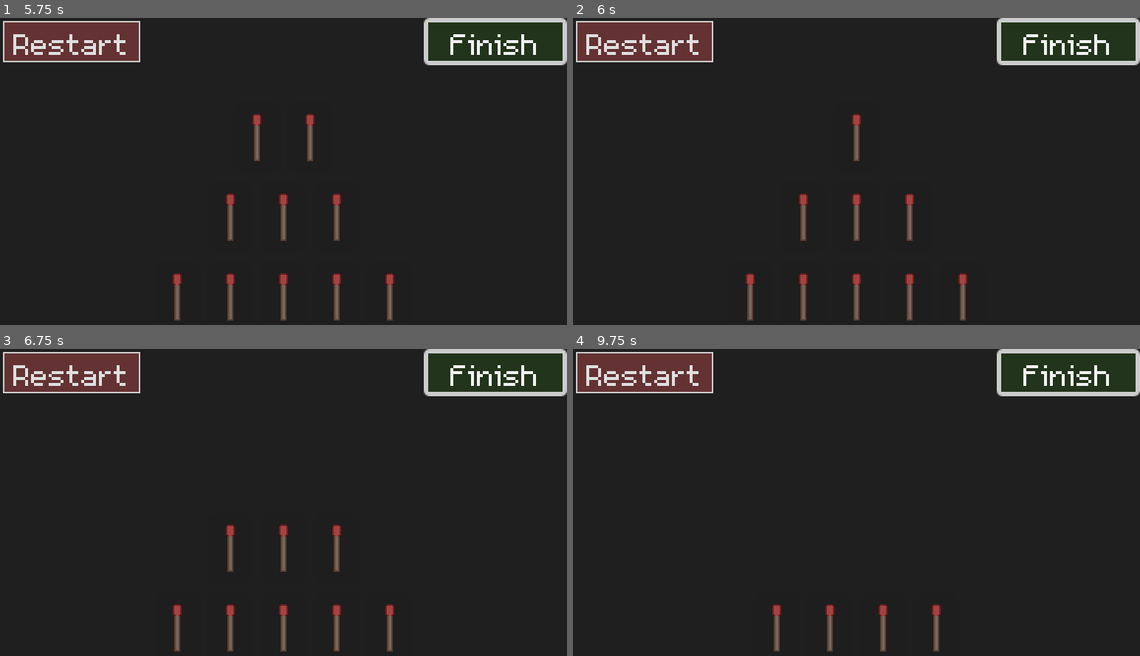
Above: before the commit, frames 1-4 (two rows, left to right).
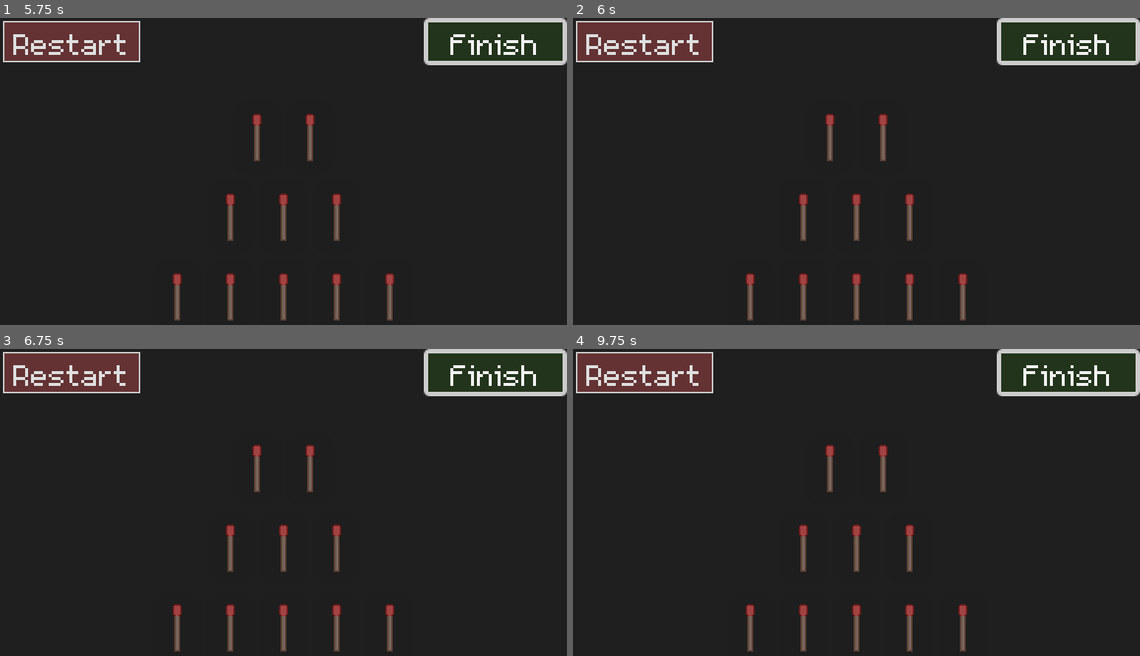
Above: after the commit, the same moments.

Repository: TylerFairleigh/COMP359-AB1-Assignment2
Game: Godot game, scene res://scenes/main.tscn
Two runs of this game, one before a commit and one after it. Both use one fixed random seed, a clock stepped at 60 frames per second and the inputs below.
Inputs (mouse positions are in pixels of both pictures, inside the frame that each line leads up to):
- Up to frame 1 (5.75 s): click "Restart" at 0.5 s; click "Finish" at 1.25 s; click "Restart" at 2 s; click "Restart" at 2.75 s; click "Finish" at 3.5 s; click "Finish" at 4.25 s; tap Enter at 5 s; move the mouse to (283, 57) at 5.02 s; click (283, 57) at 5.17 s
- Up to frame 2 (6 s): tap Space at 5.75 s; move the mouse to (828, 137) at 5.77 s; click (828, 137) at 5.92 s
- Up to frame 3 (6.75 s): tap Enter at 6.5 s; move the mouse to (283, 468) at 6.52 s; click (283, 468) at 6.67 s
- Up to frame 4 (9.75 s): tap Space at 7.25, 8.75 s; move the mouse to (805, 548) at 7.27 s; click (805, 548) at 7.42 s; tap Enter at 8 s; move the mouse to (828, 548) at 8.02 s; click (828, 548) at 8.17 s; move the mouse to (856, 548) at 8.77 s; click (856, 548) at 8.92 s; move the mouse to (748, 628) at 9.52 s; click (748, 628) at 9.67 s

Frame 1 is identical in both runs. In frame 2, 0.5% of the frame differs, in the area x 44-56%, y 31-47%; in frame 3, 0.4%; in frame 4, 2.5%, in the area x 30-70%, y 31-99%.

Commit message:
Locking piles works and highlighting of non clickable matches

Diff:
--- a/scenes/main.tscn
+++ b/scenes/main.tscn
@@ -50,4 +50,5 @@
 theme_override_styles/normal = SubResource("StyleBoxFlat_d8el3")
 text = "Finish"
 
-[connection signal="pressed" from="restart" to="matches" method="reset_ui_state"]
+[connection signal="pressed" from="restart" to="matches" method="reset_state"]
+[connection signal="pressed" from="finish" to="matches" method="_on_finish_pressed"]
--- a/scenes/match.gd
+++ b/scenes/match.gd
@@ -1,8 +1,11 @@
 extends PanelContainer
 
 func _on_mouse_entered():
-	var hover_highlight = Color("#92ed8e")
-	set_modulate(hover_highlight)
+	var match_string = self.name
+	var match_number = int(match_string.split("_")[1])
+	if (match_number in MatchController.valid_match_array):
+		var hover_highlight = Color("#92ed8e")
+		set_modulate(hover_highlight)
 
 func _on_mouse_exited():
 	var regular = Color(1,1,1,1)
@@ -10,6 +13,9 @@
 
 func _on_gui_input(event):
 	get_tree().call_group("match_group", "_on_match_pressed")
-	if event.is_pressed():
+	var match_string = self.name
+	var match_number = int(match_string.split("_")[1])
+	if event.is_pressed() and (match_number in MatchController.valid_match_array):
 		self.visible = false
-	MatchController.match_number = self.name
+		MatchController.match_number = match_number
+		MatchController.make_range()
--- a/scenes/match_controller.gd
+++ b/scenes/match_controller.gd
@@ -1,22 +1,37 @@
 extends PanelContainer
 
 @onready var matches = [$"VBoxContainer/Pile 1/Match_1", $"VBoxContainer/Pile 2/Match_2", $"VBoxContainer/Pile 2/Match_ …(269 unchanged characters)…
+@onready var finish_button = $finish
 
+var pile_counters = {"pile_1": 1, "pile_2": 2, "pile_3": 3, "pile_4": 5}
+var pile_counter_max = [1, 3, 6, 11]
+var match_full_count = 0
 var player_turn = true
-var match_number
+var match_number:int
+var valid_match_array
 
 func _ready():
+	valid_match_array = []
 	match_number = 0
+	for match_count in pile_counters:
+		match_full_count += pile_counters[match_count]
+	reset_player_turn()
 
-func _process(delta):
-	#var foo = []
-	#for match_item in matches:
-		#foo.append(match_item.visible)
-	print(match_number)
+func make_range():
+	valid_match_array.clear()
+	for i in range(len(pile_counter_max) - 1):
+		if match_number > pile_counter_max[i] and match_number <= pile_counter_max[i + 1]:
+			valid_match_array = range(pile_counter_max[i] + 1, pile_counter_max[i + 1] + 1)
+			break
+	print(valid_match_array)
 
-func _on_restart_pressed():
-		for match_item in matches:
-			match_item.visible = true
+func reset_player_turn():
+	valid_match_array.clear()
+	for i in match_full_count:
+		valid_match_array.append(i)
+
+func reset_logic():
+	reset_player_turn()
 
 func _on_match_pressed():
 	player_turn = false
--- a/scenes/match_view.gd
+++ b/scenes/match_view.gd
@@ -6,7 +6,8 @@
 @onready var pile_2 = $"VBoxContainer/Pile 2"
 @onready var pile_3 = $"VBoxContainer/Pile 3"
 @onready var pile_4 = $"VBoxContainer/Pile 4"
-var pile_counters = {"pile_1": 1, "pile_2": 2, "pile_3": 3, "pile_4": 5}
+@onready var finish = $"../finish"
+var pile_counter_set = MatchController.pile_counters
 
 func _ready():
 	reset_ui_state()
@@ -26,11 +27,16 @@
 			# which results in godot giving another name.
 			await get_tree().create_timer(0.01).timeout
 
-	for pile_name in pile_counters:
-		for i in range(pile_counters[pile_name]):
+	for pile_name in pile_counter_set:
+		for i in range(pile_counter_set[pile_name]):
 			var match_scene_instance = match_scene.instantiate()
 			match_scene_instance.name = "Match_%s" % (match_counter)
 			var pile_var = piles[pile_name]
 			pile_var.add_child(match_scene_instance)
 			match_counter += 1
 	self.visible = true
+
+
+func reset_state():
+	MatchController.reset_logic()
+	reset_ui_state()
